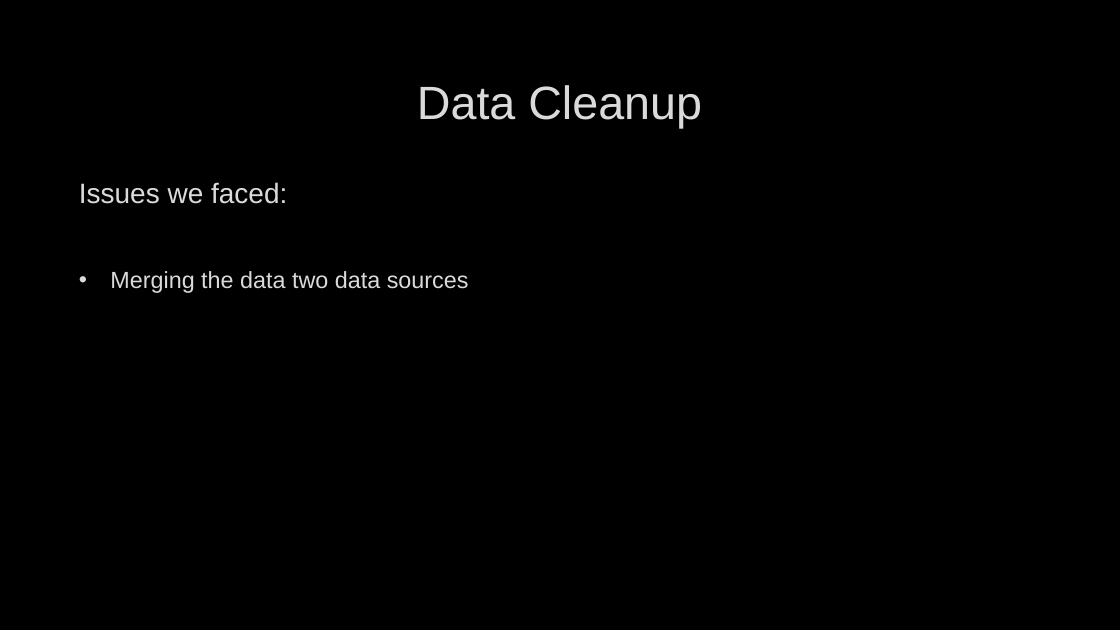
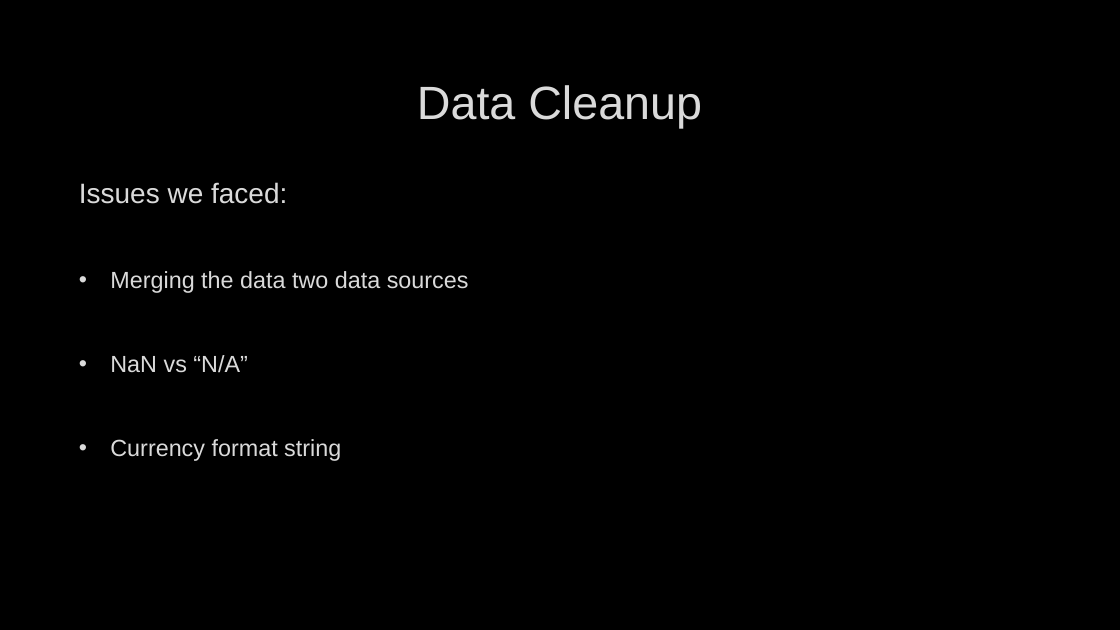
Before and after one commit to Mpalmese/ProjectRepo, a slide deck: slide 6 of Powerpoint/Presentation.pptx. Drawn at 1120x630 pixels with LibreOffice and Linux fonts; fonts in the diff are those of the drawing; background and template pictures are left out. Boxes give left, top, right and bottom in pixels: in the first picture for what was removed or moved away, otherwise in the second. Text is boxed around its words. In the diff, an @@ line names an element or a change of style, - is before the commit and + after.

```diff
--- a/Powerpoint/Presentation.pptx
+++ b/Powerpoint/Presentation.pptx
@@ text at (x1=110, y1=355, x2=341, y2=461): paragraphs added @@
+• NaN vs “N/A”
+• Currency format string
```
Also in this commit, not shown: 1 other slide changed, 3 slides added.
